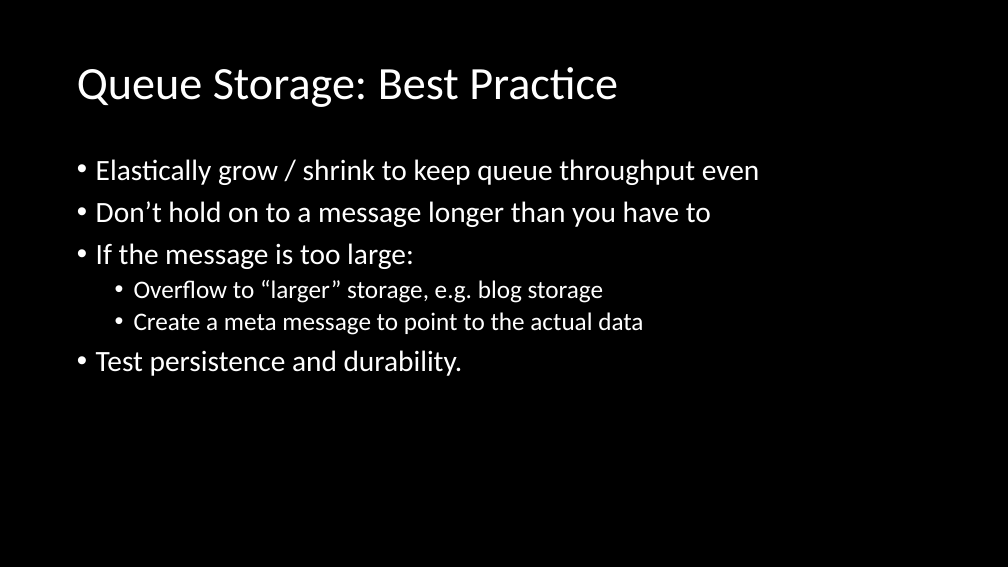
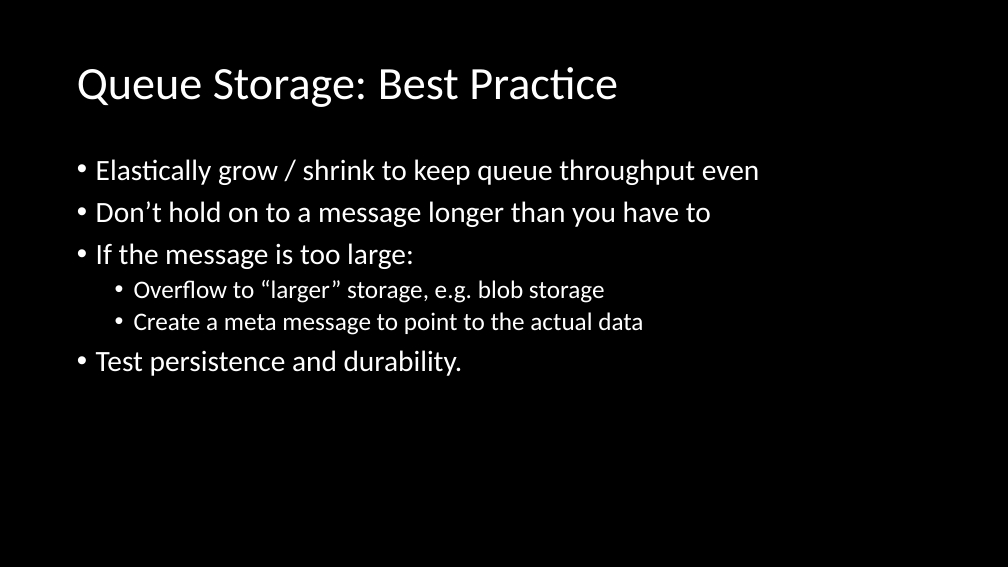
Before and after one commit to garyshort/sa2014, a slide deck: slide 19 of BestPracticeHetroDataStores/BestPractices.pptx. Drawn at 1008x567 pixels with LibreOffice and Linux fonts; fonts in the diff are those of the drawing. Boxes give left, top, right and bottom in pixels: in the first picture for what was removed or moved away, otherwise in the second. Text is boxed around its words. In the diff, an @@ line names an element or a change of style, - is before the commit and + after.

```diff
--- a/BestPracticeHetroDataStores/BestPractices.pptx
+++ b/BestPracticeHetroDataStores/BestPractices.pptx
@@ text at [134, 280, 605, 303]: text changed @@
-  • Overflow to “larger” storage, e.g. blog storage
+  • Overflow to “larger” storage, e.g. blob storage
```
Also in this commit, not shown: 2 other slides changed, 2 other files.
